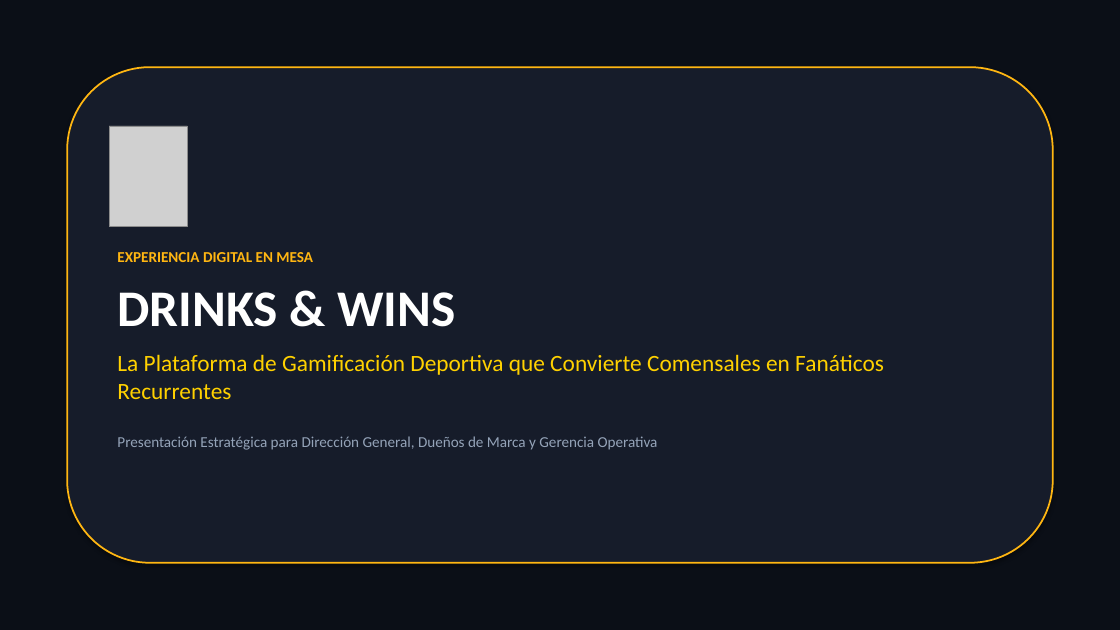
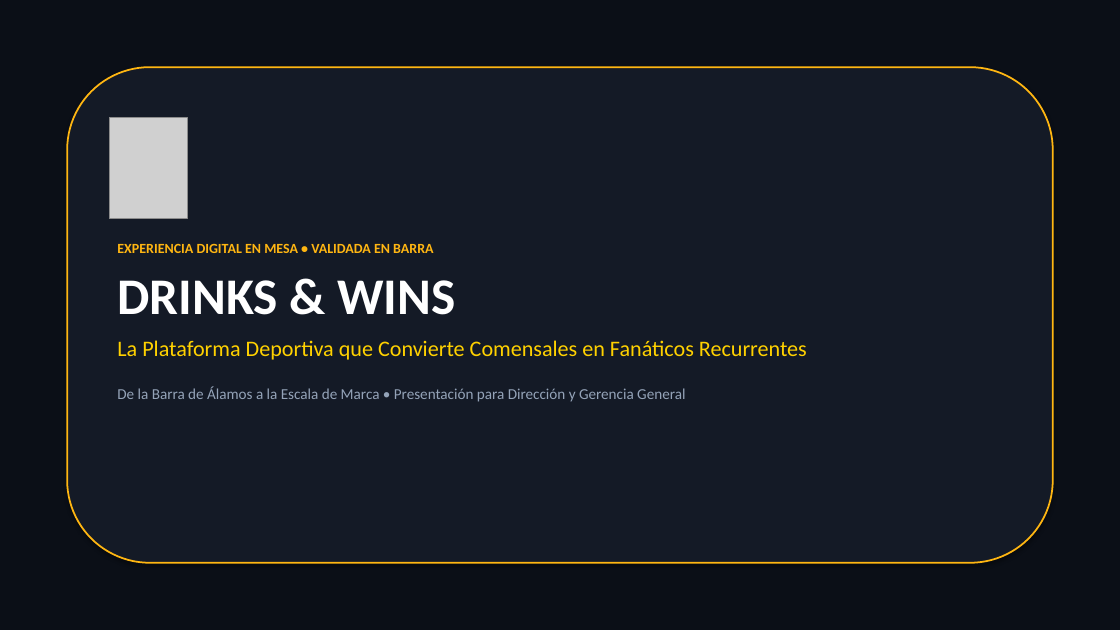
Before and after one commit to chefalbertomc/NFL-grids-, a slide deck: slide 1 of Drinks_and_Wins_Presentacion_Ejecutiva.pptx. Drawn at 1120x630 pixels with LibreOffice and Linux fonts; fonts in the diff are those of the drawing; grey boxes stand for pictures. Boxes give left, top, right and bottom in pixels: in the first picture for what was removed or moved away, otherwise in the second. Text is boxed around its words. In the diff, an @@ line names an element or a change of style, - is before the commit and + after.

```diff
--- a/Drinks_and_Wins_Presentacion_Ejecutiva.pptx
+++ b/Drinks_and_Wins_Presentacion_Ejecutiva.pptx
@@ rounded rectangle at <box>67,67,1053,563</box>: fill #161C2A to #141A26 @@
@@ picture: place and size @@
-picture at <box>109,126,187,227</box>
+picture at <box>109,118,187,218</box>
@@ text "EXPERIENCIA DIGITAL EN MESA • ...": place and size @@
-text "EXPERIENCIA DIGITAL EN MESA • ..." at <box>117,252,884,450</box>
+text "EXPERIENCIA DIGITAL EN MESA • ..." at <box>117,244,807,402</box>
@@ text at <box>117,244,433,253</box>: text changed; size 13 to 12 pt @@
-EXPERIENCIA DIGITAL EN MESA
+EXPERIENCIA DIGITAL EN MESA • VALIDADA EN BARRA
@@ text at <box>117,280,455,315</box>: less space between paragraphs @@
@@ text at <box>117,340,807,402</box>: text changed; size 20 to 13 pt; text colour #FFD100 to #94A3B8 @@
-La Plataforma de Gamificación Deportiva que Convierte Comensales en Fanáticos Recurrentes
-Presentación Estratégica para Dirección General, Dueños de Marca y Gerencia Operativa
+La Plataforma Deportiva que Convierte Comensales en Fanáticos Recurrentes
+De la Barra de Álamos a la Escala de Marca • Presentación para Dirección y Gerencia General
```
Also in this commit, not shown: 10 other slides changed, 1 slide added, 1 slide removed, 1 other file.
